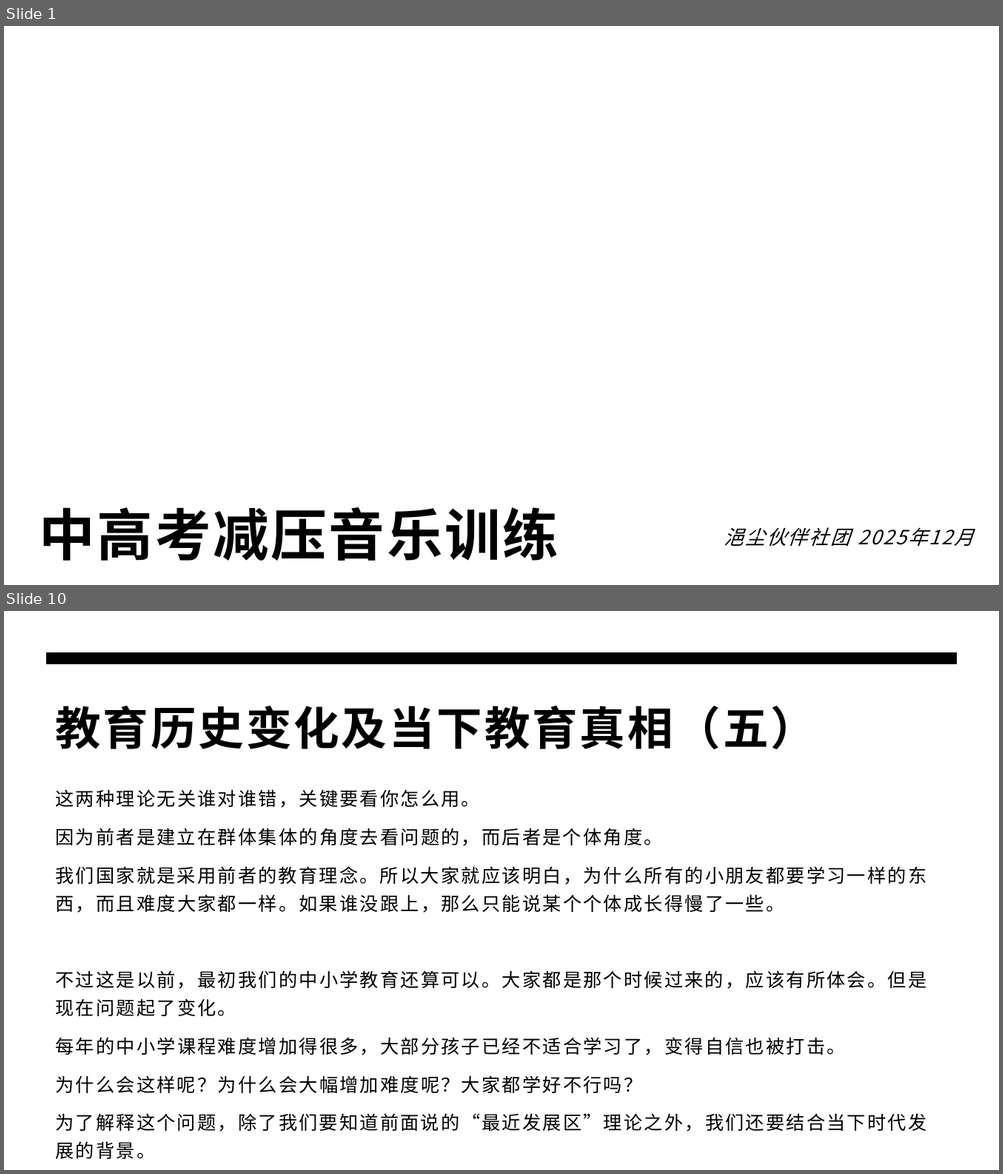
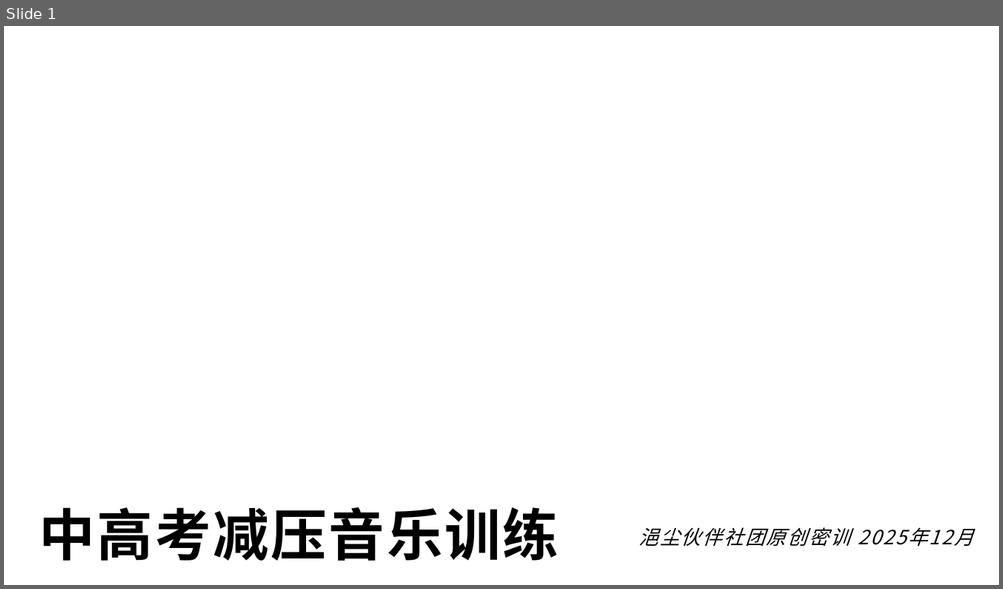
Before and after one commit to panxibei/writing, a slide deck: 44_心理学/浥尘伙伴社团原创：中高考音乐减压心理训练/PPT制作素材/浥尘伙伴社团原创：中高考音乐减压心理训练.pptx. Shown one above the other, each under a label of ours: slides 1 and 10 before the commit, slide 1 after it; the slides between them are not shown. The pictures are 1003x1174 and 1003x589 pixels, drawn with LibreOffice and Linux fonts; fonts in the diff are those of the drawing; background and template pictures are left out. Boxes give left, top, right and bottom in pixels: in the first picture for what was removed or moved away, otherwise in the second. Text is boxed around its words. In the diff, an @@ line names an element or a change of style, - is before the commit and + after.

```diff
--- a/44_心理学/浥尘伙伴社团原创：中高考音乐减压心理训练/PPT制作素材/浥尘伙伴社团原创：中高考音乐减压心理训练.pptx
+++ b/44_心理学/浥尘伙伴社团原创：中高考音乐减压心理训练/PPT制作素材/浥尘伙伴社团原创：中高考音乐减压心理训练.pptx
@@ slide 10 removed at box(4, 611, 999, 1170), background #FFFFFF @@
@@ freeform shape removed at box(46, 652, 957, 665) @@
@@ title removed at box(56, 706, 817, 749) @@
-教育历史变化及当下教育真相（五）
@@ text removed at box(56, 789, 927, 1132) @@
-这两种理论无关谁对谁错，关键要看你怎么用。
-因为前者是建立在群体集体的角度去看问题的，而后者是个体角度。
-我们国家就是采用前者的教育理念。所以大家就应该明白，为什么所有的小朋友都要学习一样的东西，而且难度大家都一样。如果谁没跟上，那么只能说某个个体成长得慢了一些。
-不过这是以前，最初我们的中小学教育还算可以。大家都是那个时候过来的，应该有所体会。但是现在问题起了变化。
-每年的中小学课程难度增加得很多，大部分孩子已经不适合学习了，变得自信也被打击。
-为什么会这样呢？为什么会大幅增加难度呢？大家都学好不行吗？
-为了解释这个问题，除了我们要知道前面说的“最近发展区”理论之外，我们还要结合当下时代发展的背景。
@@ slide 1 changed as well @@
@@ subtitle at box(639, 528, 973, 546): text changed @@
-浥尘伙伴社团 2025年12月
+浥尘伙伴社团原创密训 2025年12月
```
Also in this commit, not shown: 24 slides added, 29 other slides removed, 2 other files.
